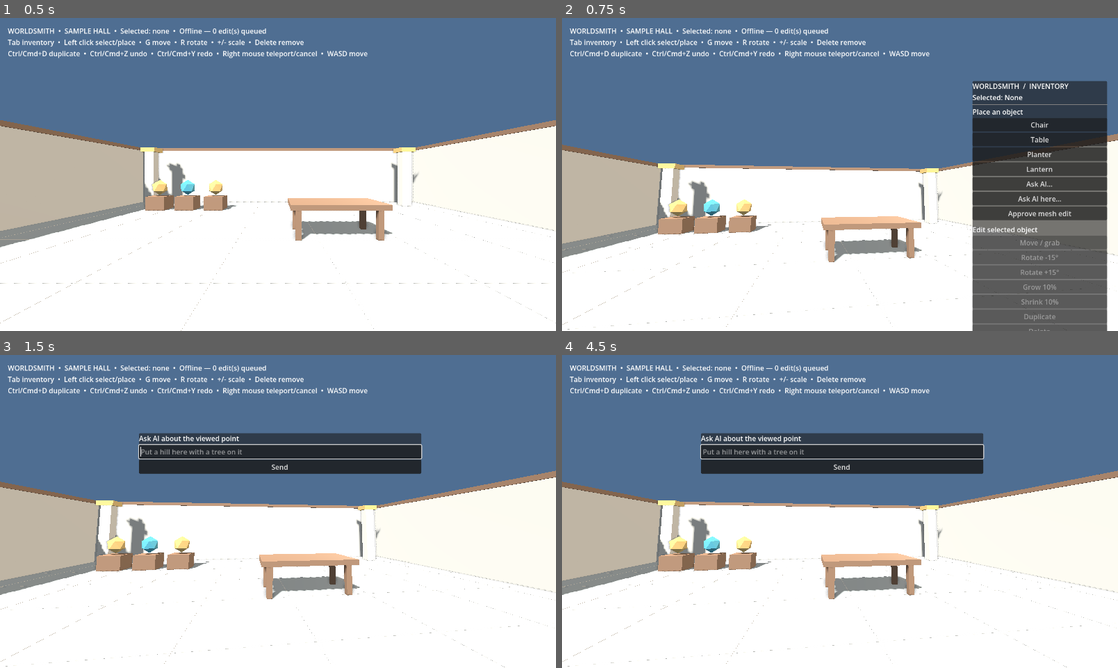
Above: before the commit, frames 1-4 (two rows, left to right).
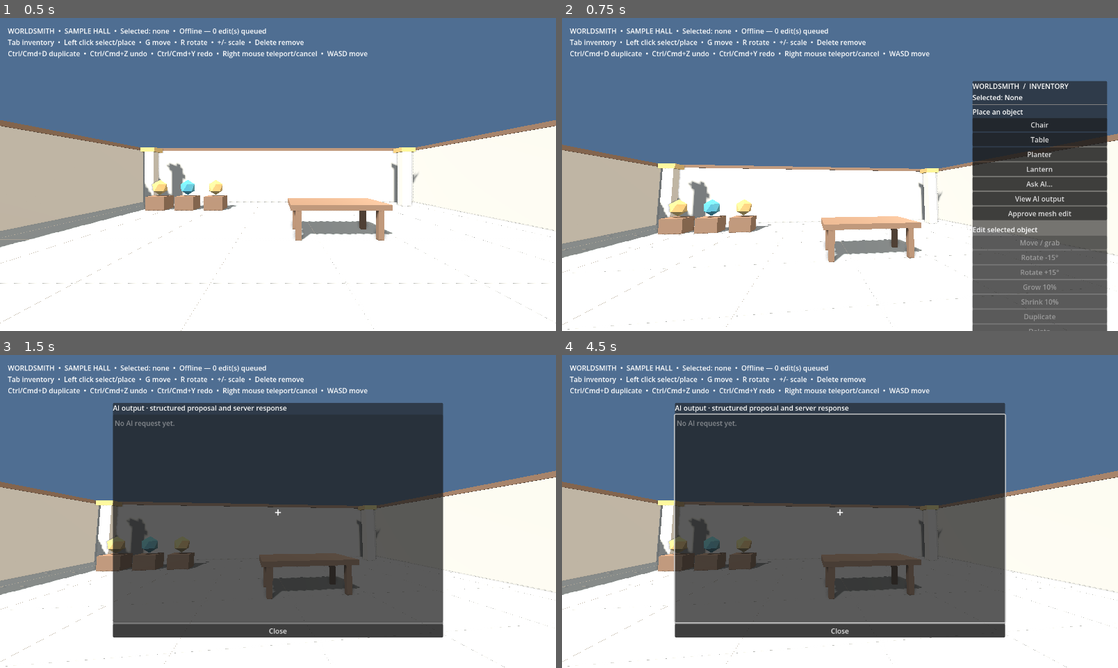
Above: after the commit, the same moments.

Repository: sth144/worldsmith
Game: Godot game, scene res://scenes/main.tscn
Two runs of this game, one before a commit and one after it. Both use one fixed random seed, a clock stepped at 60 frames per second and the inputs below.
Inputs (mouse positions are in pixels of both pictures, inside the frame that each line leads up to):
- Up to frame 1 (0.5 s): no input
- Up to frame 2 (0.75 s): tap Enter at 0.5 s; move the mouse to (867, 174) at 0.52 s; hold Up from 0.53 s (still down); tap Tab at 0.6 s; click (867, 174) at 0.67 s
- Up to frame 3 (1.5 s): release Up at 1.25 s; click (478, 536) at 1.25 s, where only the run after the commit has a clickable "View AI output"
- Up to frame 4 (4.5 s): click (840, 467) at 2 s, where only the run before the commit has a clickable "Send"; tap Space at 2.75, 4.25 s; move the mouse to (728, 527) at 2.77 s; hold Down 2.78-3.53 s; tap Z at 2.85 s; click (728, 527) at 2.92 s; tap Enter at 3.5 s; move the mouse to (895, 442) at 3.52 s; hold D 3.53-4.28 s; tap Y at 3.6 s; click (895, 442) at 3.67 s; move the mouse to (812, 574) at 4.27 s; hold Up from 4.28 s (still down); tap G at 4.35 s; click (812, 574) at 4.42 s

Frame 1 is identical in both runs. In frame 2, less than 0.1% of the frame differs, in the area x 81-91%, y 56-60%; in frame 3, 39%; in frame 4, 39%, in the area x 20-80%, y 15-91%.

Commit message:
fix: target described scene objects from one AI prompt

Diff:
--- a/client/scripts/edit_panel.gd
+++ b/client/scripts/edit_panel.gd
@@ -9,7 +9,7 @@
 	{"action": "place:planter", "label": "Planter"},
 	{"action": "place:lantern", "label": "Lantern"},
 	{"action": "ask_ai", "label": "Ask AI…"},
-	{"action": "ask_ai_here", "label": "Ask AI here…"},
+	{"action": "ai_details", "label": "View AI output"},
 	{"action": "approve_geometry", "label": "Approve mesh edit"},
 ]
 const EDIT_ROWS := [
--- a/client/scripts/main.gd
+++ b/client/scripts/main.gd
@@ -44,7 +44,8 @@
 var xr_pointer: MeshInstance3D
 var prompt_view: Dictionary = {}
 var inventory_view: Dictionary = {}
-var prompt_for_view := false
+var inventory_focus_id := ""
+var prompt_target_id := ""
 
 
 func _ready() -> void:
@@ -451,6 +452,7 @@
 func _set_inventory(value: bool) -> void:
 	if value:
 		inventory_view = _view_context()
+		inventory_focus_id = _object_under_ray()
 	if value and _is_editing():
 		_cancel_edit()
 	aiming = false
@@ -464,11 +466,16 @@
 		scene_sync.approve_geometry()
 		_set_inventory(false)
 		return
-	if action == "ask_ai" or action == "ask_ai_here":
-		prompt_for_view = action == "ask_ai_here" or selected_id.is_empty()
-		prompt_view = inventory_view if prompt_for_view else {}
+	if action == "ai_details":
 		_set_inventory(false)
-		prompt_panel.open(xr_active, xr_camera if xr_active else desktop_camera, prompt_for_view)
+		prompt_panel.show_result(xr_active, xr_camera if xr_active else desktop_camera, scene_sync.last_agent_details)
+		return
+	if action == "ask_ai":
+		prompt_target_id = selected_id if not selected_id.is_empty() else inventory_focus_id
+		prompt_view = inventory_view
+		var context := "Selected object" if not selected_id.is_empty() else ("Aimed object" if not prompt_target_id.is_empty() else "Viewed ground")
+		_set_inventory(false)
+		prompt_panel.open(xr_active, xr_camera if xr_active else desktop_camera, context)
 		return
 	if action.begins_with("place:"):
 		_start_place(action.trim_prefix("place:"))
@@ -504,12 +511,13 @@
 
 
 func _on_prompt_submitted(prompt: String) -> void:
-	if prompt_for_view and not prompt_view.is_empty():
-		scene_sync.request_agent(prompt, [], prompt_view)
-	elif not prompt_for_view and not selected_id.is_empty():
-		scene_sync.request_agent(prompt, [selected_id])
+	if not prompt_target_id.is_empty() or not prompt_view.is_empty():
+		var targets: Array[String] = []
+		if not selected_id.is_empty():
+			targets.append(selected_id)
+		scene_sync.request_agent(prompt, targets, prompt_view, prompt_target_id if selected_id.is_empty() else "")
 	else:
-		scene_sync.last_error = "Look down at a floor point, then open Ask AI"
+		scene_sync.last_error = "Aim at a placed object or look at a floor point, then open Ask AI"
 		scene_sync.status_changed.emit()
 	_update_status()
 
--- a/client/scripts/prompt_panel.gd
+++ b/client/scripts/prompt_panel.gd
@@ -8,6 +8,7 @@
 
 var is_open := false
 var xr_active := false
+var result_mode := false
 var text_value := ""
 var hovered := ""
 var hover_point := Vector3.ZERO
@@ -18,38 +19,73 @@
 var desktop_input: LineEdit
 var desktop_title: Label
 var xr_title: Label3D
+var desktop_result_panel: PanelContainer
+var desktop_result_text: TextEdit
+var xr_result_panel: Node3D
+var xr_result_text: Label3D
+var xr_result_footer: Label3D
+var result_pages: Array[String] = []
+var result_page := 0
 
 
 func _ready() -> void:
 	_build_desktop()
 	_build_xr()
-
-
-func open(xr: bool, camera: Camera3D, view_mode: bool = false) -> void:
+	_build_result()
+
+
+func open(xr: bool, camera: Camera3D, context: String = "Viewed ground") -> void:
 	is_open = true
 	xr_active = xr
-	desktop_title.text = "Ask AI about the viewed point" if view_mode else "Ask AI to edit the selected object"
-	xr_title.text = "ASK AI  /  VIEWED POINT" if view_mode else "ASK AI  /  SELECTED OBJECT"
-	desktop_input.placeholder_text = "Put a hill here with a tree on it" if view_mode else "Make this chair twice as wide"
+	result_mode = false
+	desktop_title.text = "Ask AI · " + context
+	xr_title.text = "ASK AI  /  " + context.to_upper()
+	desktop_input.placeholder_text = "Describe a change or addition"
 	text_value = ""
 	_update_text()
+	desktop_result_panel.visible = false
+	xr_result_panel.visible = false
 	desktop_panel.visible = not xr
 	xr_panel.visible = xr
 	if xr:
-		var forward := -camera.global_basis.z
-		forward.y = 0.0
-		forward = forward.normalized()
-		xr_panel.global_position = camera.global_position + forward * 1.3
-		xr_panel.global_basis = Basis.looking_at(forward, Vector3.UP)
+		_position_xr(xr_panel, camera)
 	else:
 		Input.mouse_mode = Input.MOUSE_MODE_VISIBLE
 		desktop_input.grab_focus()
+
+
+func show_result(xr: bool, camera: Camera3D, details: String) -> void:
+	is_open = true
+	xr_active = xr
+	result_mode = true
+	desktop_panel.visible = false
+	xr_panel.visible = false
+	desktop_result_text.text = details
+	desktop_result_panel.visible = not xr
+	xr_result_panel.visible = xr
+	result_pages = _paginate(details)
+	result_page = 0
+	_refresh_result_page()
+	if xr:
+		_position_xr(xr_result_panel, camera)
+	else:
+		Input.mouse_mode = Input.MOUSE_MODE_VISIBLE
+
+
+func _position_xr(panel: Node3D, camera: Camera3D) -> void:
+	var forward := -camera.global_basis.z
+	forward.y = 0.0
+	forward = forward.normalized()
+	panel.global_position = camera.global_position + forward * 1.3
+	panel.global_basis = Basis.looking_at(forward, Vector3.UP)
 
 
 func close() -> void:
 	is_open = false
 	desktop_panel.visible = false
 	xr_panel.visible = false
+	desktop_result_panel.visible = false
+	xr_result_panel.visible = false
 	if not xr_active:
 		Input.mouse_mode = Input.MOUSE_MODE_CAPTURED
 
@@ -58,17 +94,22 @@
 	hovered = ""
 	if not is_open or not xr_active:
 		return false
-	var normal := xr_panel.global_basis.z
+	var panel: Node3D = xr_result_panel if result_mode else xr_panel
+	var normal := panel.global_basis.z
 	var denominator := ray_direction.dot(normal)
 	if denominator > -0.05:
 		_color_keys()
 		return false
-	var distance := (xr_panel.global_position - ray_origin).dot(normal) / denominator
+	var distance := (panel.global_position - ray_origin).dot(normal) / denominator
 	if distance < 0.0 or distance > 3.0:
 		_color_keys()
 		return false
 	hover_point = ray_origin + ray_direction * distance
-	var local := xr_panel.to_local(hover_point)
+	var local := panel.to_local(hover_point)
+	if result_mode:
+		if absf(local.x) <= 0.68 and local.y < -0.41 and local.y > -0.62:
+			hovered = "PREV" if local.x < -0.22 else ("NEXT" if local.x < 0.22 else "CLOSE")
+		return true
 	if absf(local.x) > 0.68 or absf(local.y) > 0.54:
 		_color_keys()
 		return false
@@ -93,6 +134,17 @@
 
 
 func activate_hovered() -> void:
+	if result_mode:
+		match hovered:
+			"PREV":
+				result_page = maxi(0, result_page - 1)
+				_refresh_result_page()
+			"NEXT":
+				result_page = mini(result_pages.size() - 1, result_page + 1)
+				_refresh_result_page()
+			"CLOSE":
+				close()
+		return
 	match hovered:
 		"BACK":
 			text_value = text_value.substr(0, maxi(0, text_value.length() - 1))
@@ -175,6 +227,82 @@
 	key_labels["CANCEL"] = _add_label("CANCEL", Vector3(-0.13, -0.49, 0.018), 21)
 
 
+func _build_result() -> void:
+	desktop_result_panel = PanelContainer.new()
+	desktop_result_panel.position = Vector2(260, 110)
+	desktop_result_panel.custom_minimum_size = Vector2(760, 540)
+	desktop_result_panel.visible = false
+	desktop_panel.get_parent().add_child(desktop_result_panel)
+	var rows := VBoxContainer.new()
+	desktop_result_panel.add_child(rows)
+	var heading := Label.new()
+	heading.text = "AI output · structured proposal and server response"
+	rows.add_child(heading)
+	desktop_result_text = TextEdit.new()
+	desktop_result_text.editable = false
+	desktop_result_text.size_flags_vertical = Control.SIZE_EXPAND_FILL
+	rows.add_child(desktop_result_text)
+	var close_button := Button.new()
+	close_button.text = "Close"
+	close_button.pressed.connect(close)
+	rows.add_child(close_button)
+
+	xr_result_panel = Node3D.new()
+	xr_result_panel.visible = false
+	add_child(xr_result_panel)
+	var background := MeshInstance3D.new()
+	var box := BoxMesh.new()
+	box.size = Vector3(1.42, 1.22, 0.025)
+	background.mesh = box
+	var surface := StandardMaterial3D.new()
+	surface.shading_mode = BaseMaterial3D.SHADING_MODE_UNSHADED
+	surface.albedo_color = Color(0.035, 0.055, 0.085, 0.97)
+	surface.transparency = BaseMaterial3D.TRANSPARENCY_ALPHA
+	surface.no_depth_test = true
+	background.material_override = surface
+	xr_result_panel.add_child(background)
+	xr_result_panel.add_child(_result_label("AI OUTPUT", Vector3(-0.62, 0.50, 0.018), 27))
+	xr_result_text = _result_label("", Vector3(-0.62, 0.38, 0.018), 19)
+	xr_result_panel.add_child(xr_result_text)
+	xr_result_footer = _result_label("", Vector3(-0.62, -0.34, 0.018), 20)
+	xr_result_panel.add_child(xr_result_footer)
+	xr_result_panel.add_child(_result_label("PREV", Vector3(-0.53, -0.52, 0.018), 24))
+	xr_result_panel.add_child(_result_label("NEXT", Vector3(-0.11, -0.52, 0.018), 24))
+	xr_result_panel.add_child(_result_label("CLOSE", Vector3(0.31, -0.52, 0.018), 24))
+
+
+func _result_label(value: String, location: Vector3, size: int) -> Label3D:
+	var label := Label3D.new()
+	label.text = value
+	label.position = location
+	label.font_size = size
+	label.pixel_size = 0.002
+	label.no_depth_test = true
+	label.horizontal_alignment = HORIZONTAL_ALIGNMENT_LEFT
+	return label
+
+
+func _paginate(details: String) -> Array[String]:
+	var lines: Array[String] = []
+	for raw_line in details.left(16000).split("\n", true):
+		var remaining := str(raw_line)
+		while remaining.length() > 54:
+			lines.append(remaining.substr(0, 54))
+			remaining = remaining.substr(54)
+		lines.append(remaining)
+	var pages: Array[String] = []
+	for index in range(0, lines.size(), 11):
+		pages.append("\n".join(lines.slice(index, mini(index + 11, lines.size()))))
+	if pages.is_empty():
+		pages.append("No output")
+	return pages
+
+
+func _refresh_result_page() -> void:
+	xr_result_text.text = result_pages[result_page]
+	xr_result_footer.text = "Page %d / %d" % [result_page + 1, result_pages.size()]
+
+
 func _add_label(value: String, location: Vector3, size: int) -> Label3D:
 	var label := Label3D.new()
 	label.text = value
--- a/client/scripts/scene_sync.gd
+++ b/client/scripts/scene_sync.gd
@@ -24,6 +24,8 @@
 var pending: Array[Dictionary] = []
 var last_error := ""
 var agent_busy := false
+var last_agent_prompt := ""
+var last_agent_details := "No AI request yet."
 var agent_request: HTTPRequest
 var downloading: Dictionary = {}
 var geometry_job_id := ""
@@ -289,27 +291,35 @@
 	return "Offline — %d edit(s) queued" % pending.size()
 
 
-func request_agent(prompt: String, selected_ids: Array[String], view: Dictionary = {}) -> void:
+func request_agent(prompt: String, selected_ids: Array[String], view: Dictionary = {}, aimed_id: String = "") -> void:
+	last_agent_prompt = prompt
 	if disabled or not online or agent_busy or not pending.is_empty():
 		last_error = "Connect and save edits before asking AI"
+		last_agent_details = "Request: " + prompt + "\n" + last_error
 		status_changed.emit()
 		return
 	var endpoint := server_url.replace("ws://", "http://").replace("wss://", "https://")
 	var payload := {"expected_revision": revision, "prompt": prompt, "selected_object_ids": selected_ids}
+	if not aimed_id.is_empty():
+		payload["aimed_object_id"] = aimed_id
 	if not view.is_empty():
 		payload["view"] = view
 	var error := agent_request.request(endpoint + "/api/scenes/" + scene_id + "/agent", ["Content-Type: application/json"], HTTPClient.METHOD_POST, JSON.stringify(payload))
 	if error != OK:
 		last_error = "Could not send AI request"
+		last_agent_details = "Request: " + prompt + "\n" + last_error
 	else:
 		agent_busy = true
 		last_error = ""
+		last_agent_details = "Request: " + prompt + "\nWorking…"
 	status_changed.emit()
 
 
 func _on_agent_result(result: int, code: int, _headers: PackedStringArray, body: PackedByteArray) -> void:
 	agent_busy = false
 	var parsed: Variant = JSON.parse_string(body.get_string_from_utf8())
+	var response_text := JSON.stringify(parsed, "  ") if parsed != null else body.get_string_from_utf8()
+	last_agent_details = "Request: %s\nHTTP %d\n%s" % [last_agent_prompt, code, response_text]
 	if result != HTTPRequest.RESULT_SUCCESS or code != 200:
 		last_error = str(parsed.get("detail", "AI request failed")) if parsed is Dictionary else "AI request failed"
 	else:
--- a/client/tests/view_flow.gd
+++ b/client/tests/view_flow.gd
@@ -15,8 +15,21 @@
 		return
 	var view := {"camera_position": [0, 1.7, 0], "camera_direction": [0, -0.5, -0.8660254],
 		"target_position": [0, 0, -3]}
+	var chair_id := editor.add_object("chair", Transform3D.IDENTITY)
+	if not await _wait_for(func() -> bool: return sync.revision == 1 and sync.pending.is_empty(), 300):
+		_fail("Chair was not saved")
+		return
+	world.prompt_target_id = chair_id
+	world.prompt_view = view
+	world._on_prompt_submitted("Get rid of this chair")
+	if not await _wait_for(func() -> bool: return sync.revision == 2 and not sync.agent_busy, 600):
+		_fail("Aimed chair was not removed: " + sync.last_error)
+		return
+	if not editor.objects.is_empty() or not sync.last_agent_details.contains("delete_object"):
+		_fail("Chair removal or AI output is missing")
+		return
 	sync.request_agent("Put a hill here with a tree on it", [], view)
-	if not await _wait_for(func() -> bool: return sync.revision == 1 and not sync.agent_busy, 600):
+	if not await _wait_for(func() -> bool: return sync.revision == 3 and not sync.agent_busy, 600):
 		_fail("View prompt was not saved: " + sync.last_error)
 		return
 	if editor.objects.size() != 2:
@@ -29,10 +42,14 @@
 		_fail("View placements use wrong assets")
 		return
 	editor.undo()
-	if not await _wait_for(func() -> bool: return sync.revision == 2 and editor.objects.is_empty(), 300):
+	if not await _wait_for(func() -> bool: return sync.revision == 4 and editor.objects.is_empty(), 300):
 		_fail("One undo did not remove the arrangement")
 		return
-	print("View flow: prompt, scene sync, two assets, one undo OK")
+	sync.request_agent("I want a castle", [], view)
+	if not await _wait_for(func() -> bool: return not sync.agent_busy and sync.last_agent_details.contains("HTTP 422"), 300):
+		_fail("Rejected AI request was not visible in output details")
+		return
+	print("AI flow: aimed removal, visible output, view placement, one undo OK")
 	quit()
 
 
--- a/client/tests/view_placement.gd
+++ b/client/tests/view_placement.gd
@@ -15,9 +15,36 @@
 	if world.inventory_view.is_empty():
 		_fail("Inventory did not capture the viewed floor point")
 		return
-	world._on_edit_action("ask_ai_here")
-	if not world.prompt_panel.is_open or not world.prompt_for_view:
-		_fail("View prompt did not open")
+	world._on_edit_action("ask_ai")
+	if not world.prompt_panel.is_open or world.prompt_view.is_empty():
+		_fail("Single AI prompt did not capture the viewed ground")
+		return
+	world.prompt_panel.close()
+	world._on_edit_action("ai_details")
+	if not world.prompt_panel.is_open or not world.prompt_panel.result_mode:
+		_fail("AI output viewer did not open")
+		return
+	world.prompt_panel.close()
+	world.prompt_panel.show_result(true, world.desktop_camera, "Structured output: " + "x".repeat(800))
+	if world.prompt_panel.result_pages.size() < 2:
+		_fail("Spatial AI output did not paginate")
+		return
+	world.prompt_panel.hovered = "NEXT"
+	world.prompt_panel.activate_hovered()
+	if world.prompt_panel.result_page != 1:
+		_fail("Spatial AI output page control failed")
+		return
+	world.prompt_panel.close()
+	var chair_id := editor.add_object("chair", Transform3D(Basis.IDENTITY, Vector3(0, 0, 2)))
+	world.desktop_camera.rotation.x = -0.25
+	await physics_frame
+	world._toggle_inventory()
+	if world.inventory_focus_id != chair_id:
+		_fail("Inventory did not capture the chair under the crosshair")
+		return
+	world._on_edit_action("ask_ai")
+	if world.prompt_target_id != chair_id:
+		_fail("AI prompt did not target the aimed chair")
 		return
 	world.prompt_panel.close()
 	var hill_id := editor.add_object("hill", Transform3D.IDENTITY)
Not shown, changed: CHANGELOG.md
Not shown, changed: README.md
Not shown, changed: docs/architecture.md
Not shown, changed: docs/quest-deployment.md
Not shown, changed: server/app/agent.py
Not shown, changed: server/app/main.py
Not shown, changed: server/pyproject.toml
Not shown, changed: server/tests/test_agent.py
Not shown, changed: server/uv.lock
